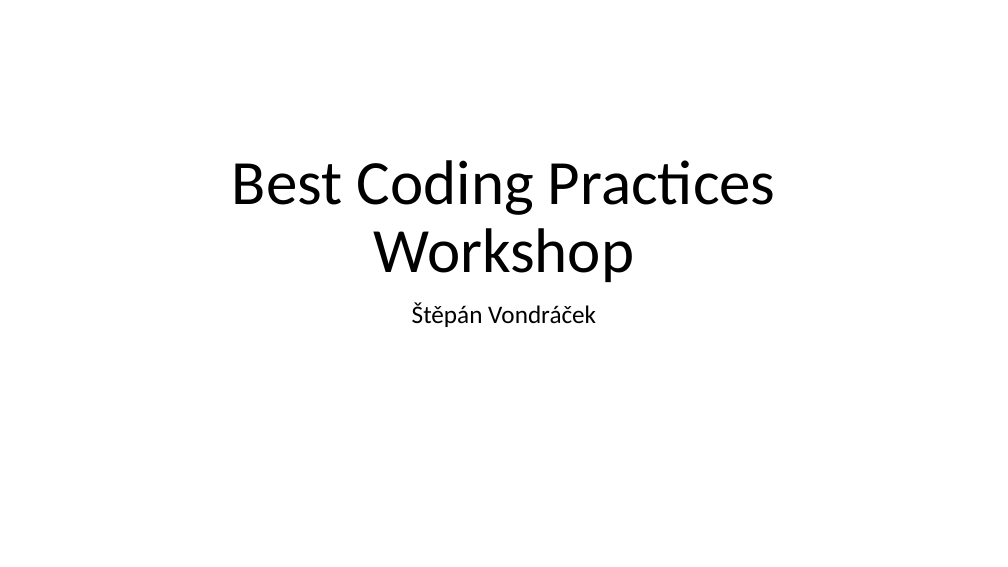
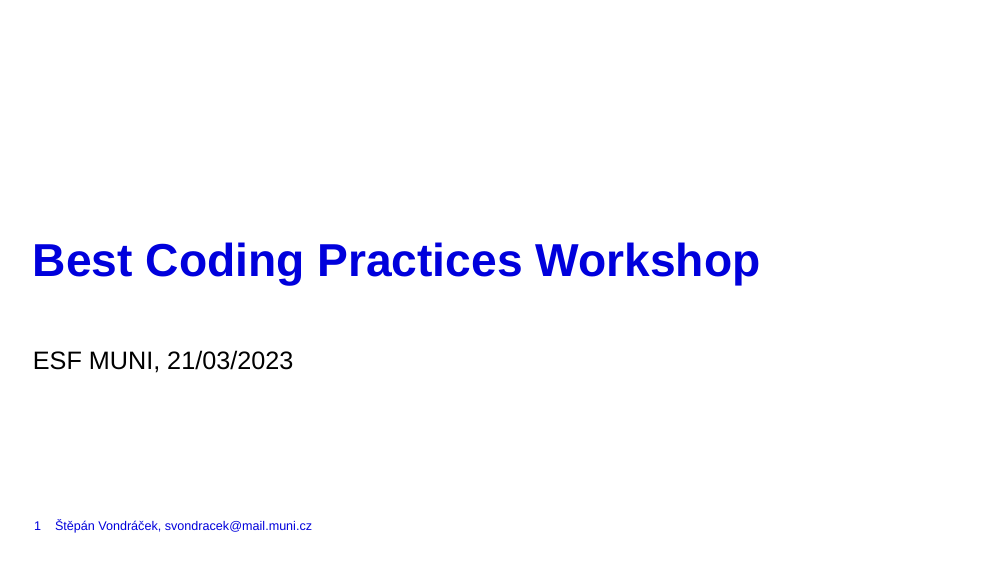
Before and after one commit to VondracekS/ESF_Workshop_BestCodingPractices, a slide deck: slide 1 of BCP_Workshop.pptx. Drawn at 1008x567 pixels with LibreOffice and Linux fonts; fonts in the diff are those of the drawing; background and template pictures are left out. Boxes give left, top, right and bottom in pixels: in the first picture for what was removed or moved away, otherwise in the second. Text is boxed around its words. In the diff, an @@ line names an element or a change of style, - is before the commit and + after.

Commit message:
moving presentation to MUNI template§

```diff
--- a/BCP_Workshop.pptx
+++ b/BCP_Workshop.pptx
@@ title "Best Coding Practices Workshop" moved from (x1=232, y1=160, x2=776, y2=282) to (x1=33, y1=242, x2=761, y2=286) @@
@@ title "Best Coding Practices Workshop" at (x1=33, y1=242, x2=761, y2=286): size 60 to 44 pt, font Calibri to Arial, text colour #000000 to #0000DC, bold on; alignment centre to left; line spacing 0.9 to 44pt; vertical alignment bottom to top @@
@@ subtitle removed at (x1=412, y1=302, x2=596, y2=327) @@
-Štěpán Vondráček
@@ subtitle added at (x1=33, y1=350, x2=293, y2=373), 24 pt, text #000000 @@
+ESF MUNI, 21/03/2023
@@ page number added at (x1=34, y1=521, x2=41, y2=530), 12 pt, text #0000DC @@
+1
@@ text added at (x1=55, y1=520, x2=312, y2=533), 12 pt, text #0000DC @@
+Štěpán Vondráček, svondracek@mail.muni.cz
```
Also in this commit, not shown: 12 other slides changed, 6 slides added, 8 slides removed.
